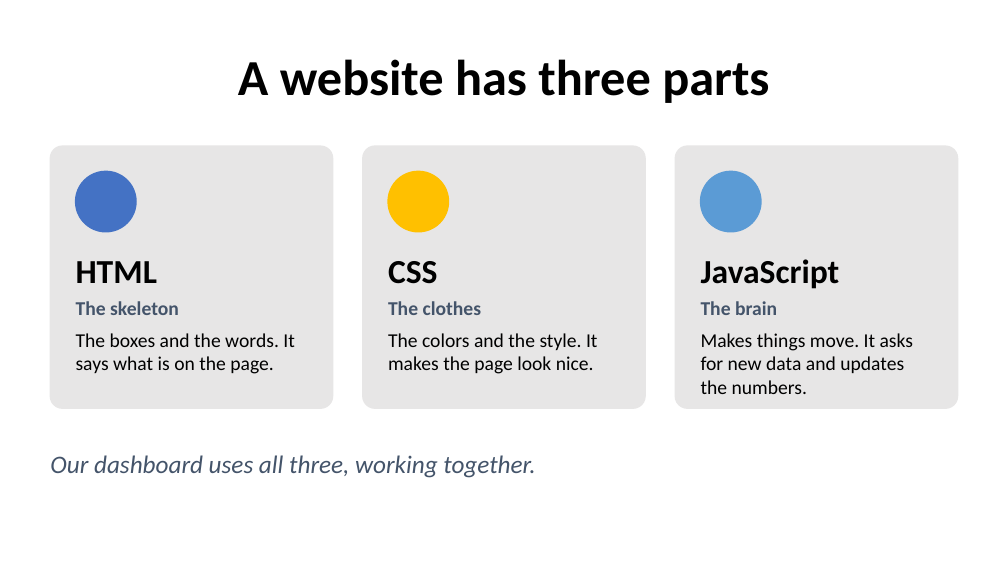
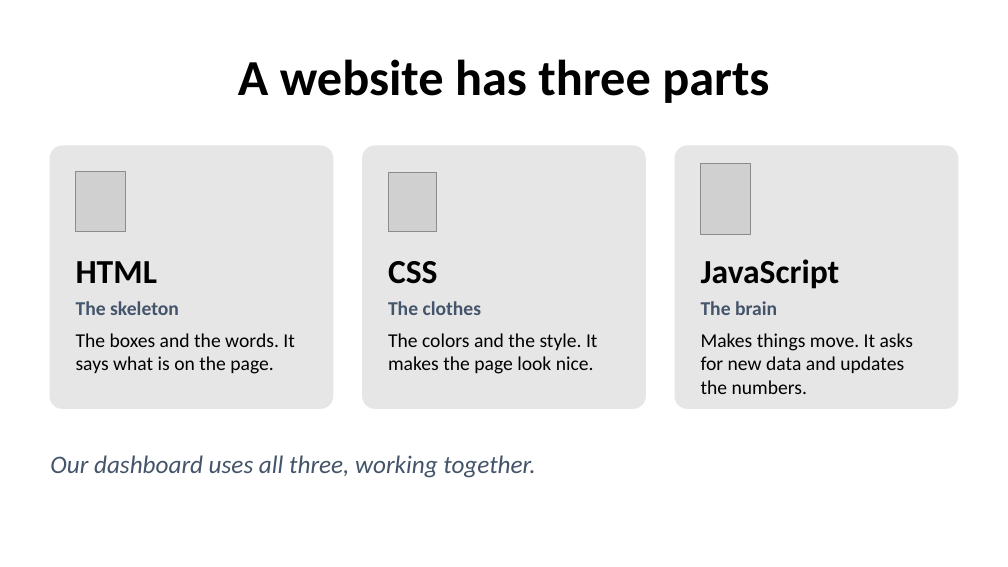
Before and after one commit to sammysudo/AquaCode-Live-Site-Dashboard, a slide deck: slide 5 of Web Dev AquaCode-full-slides-fixed.pptx. Drawn at 1008x567 pixels with LibreOffice and Linux fonts; fonts in the diff are those of the drawing; grey boxes stand for pictures. Boxes give left, top, right and bottom in pixels: in the first picture for what was removed or moved away, otherwise in the second. Text is boxed around its words. In the diff, an @@ line names an element or a change of style, - is before the commit and + after.

```diff
--- a/Web Dev AquaCode-full-slides-fixed.pptx
+++ b/Web Dev AquaCode-full-slides-fixed.pptx
@@ ellipse removed at <box>76,171,136,232</box> @@
@@ picture added at <box>76,171,125,232</box> @@
@@ ellipse removed at <box>388,171,449,232</box> @@
@@ picture added at <box>388,172,436,232</box> @@
@@ ellipse removed at <box>701,171,761,232</box> @@
@@ picture added at <box>701,163,751,234</box> @@
```
Also in this commit, not shown: 7 other slides changed, 1 slide added, 8 other files.
